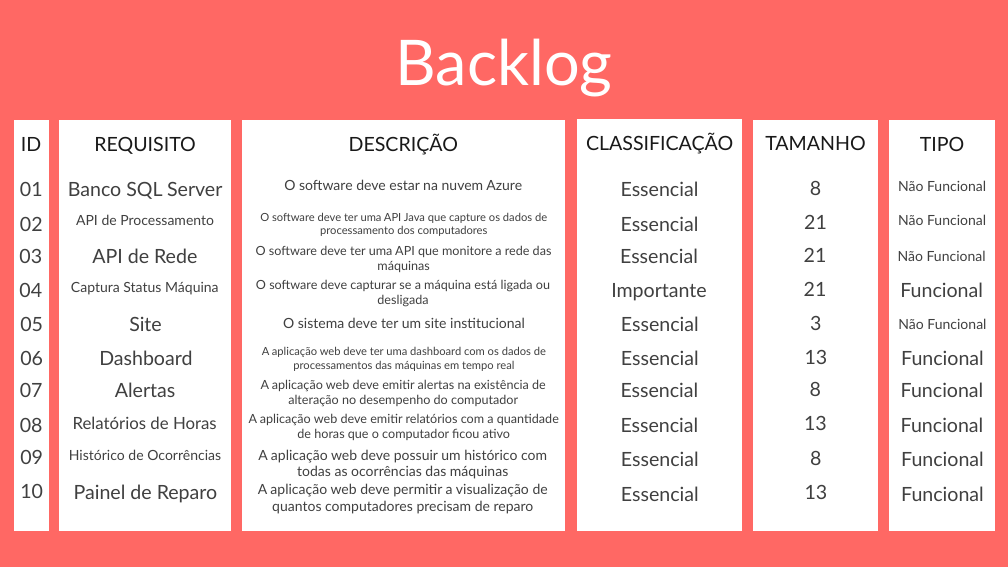
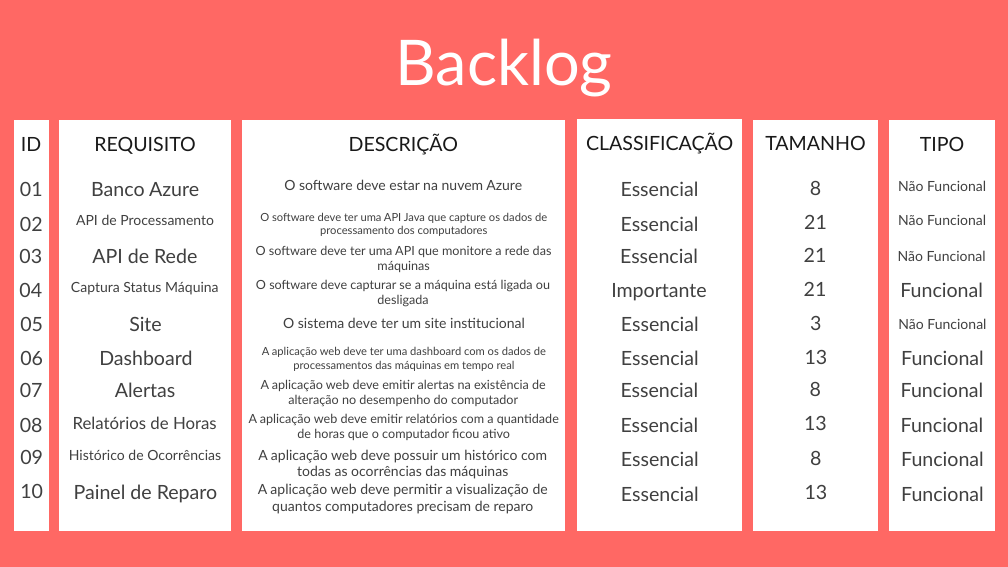
Before and after one commit to christian-raphael/Pyxis, a slide deck: slide 14 of Documentação/Pyxis.pptx. Drawn at 1008x567 pixels with LibreOffice and Linux fonts; fonts in the diff are those of the drawing. Boxes give left, top, right and bottom in pixels: in the first picture for what was removed or moved away, otherwise in the second. Text is boxed around its words. In the diff, an @@ line names an element or a change of style, - is before the commit and + after.

Commit message:
req 1 corrigido

```diff
--- a/Documentação/Pyxis.pptx
+++ b/Documentação/Pyxis.pptx
@@ text at (x1=91, y1=182, x2=199, y2=196): text changed @@
-Banco SQL Server
+Banco Azure
```
